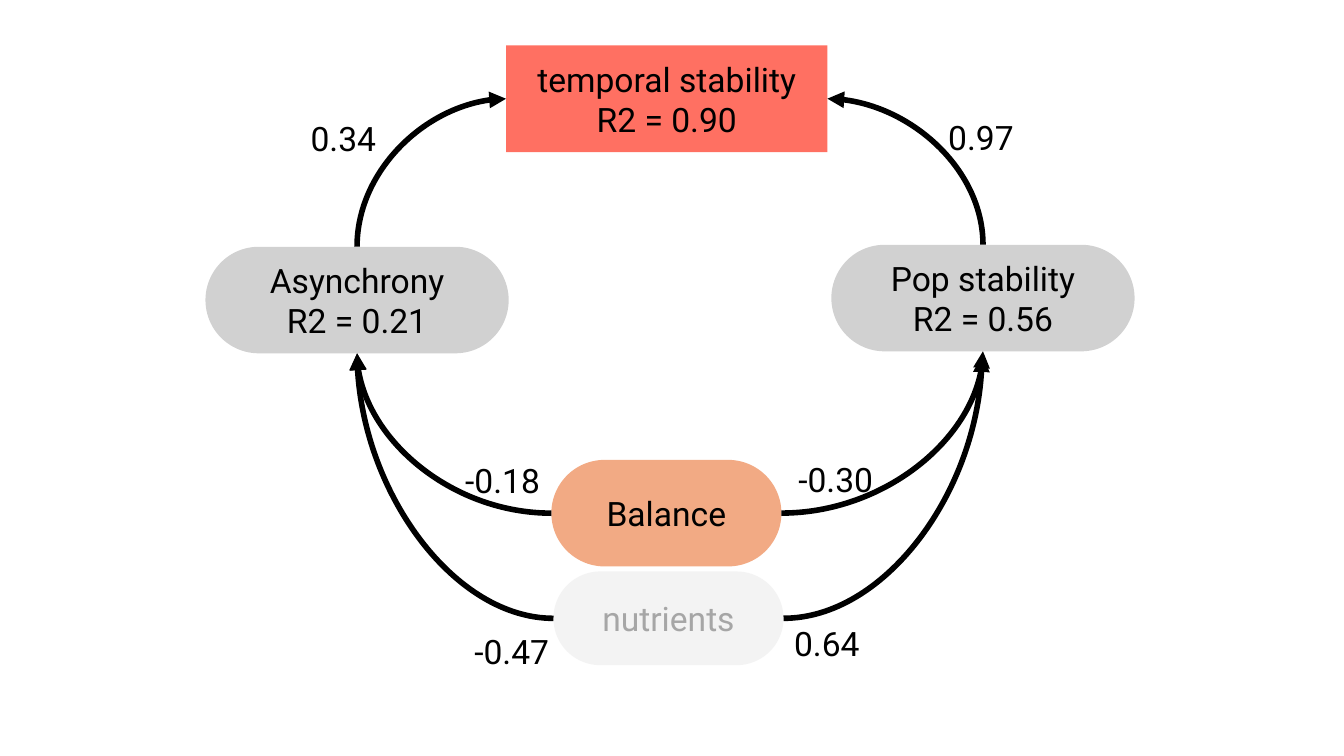
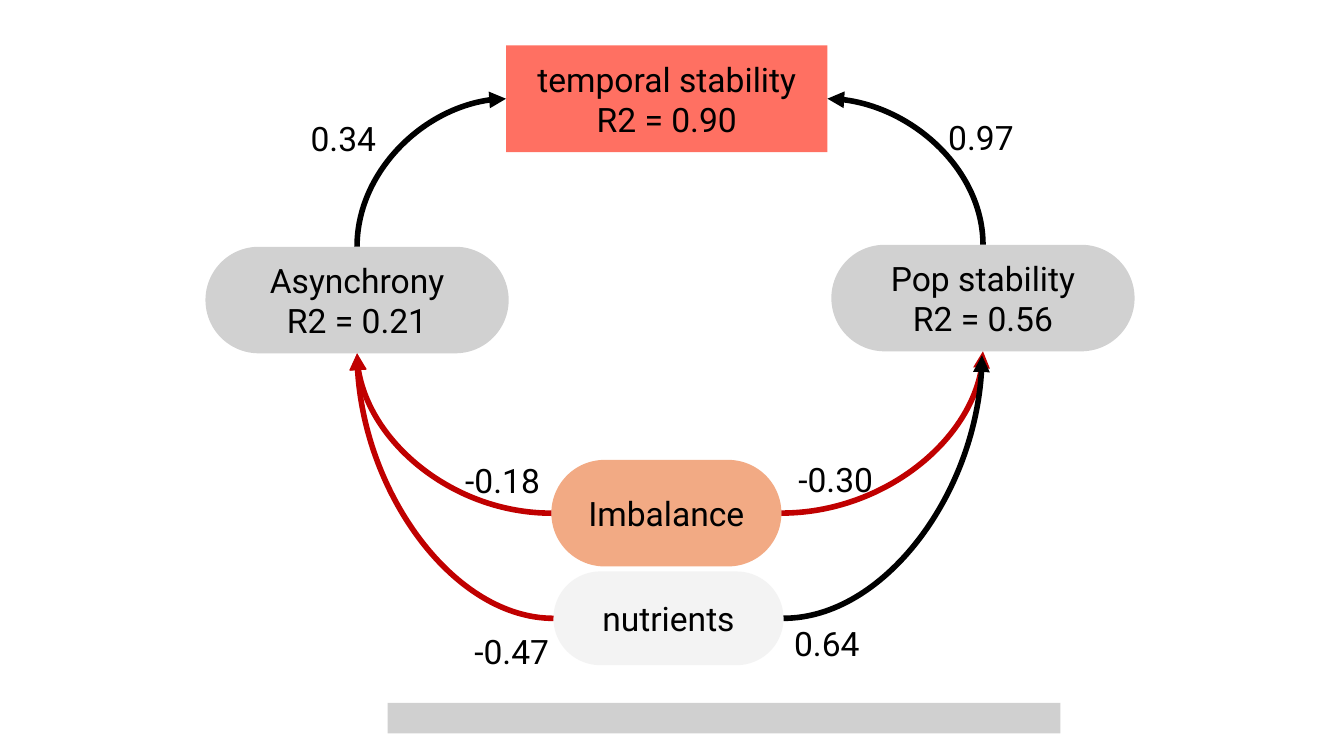
Before and after one commit to Xpan22/Response-div-stability-competitive-communities, a slide deck: slide 1 of SEM_3.pptx. Drawn at 1344x756 pixels with LibreOffice and Linux fonts; fonts in the diff are those of the drawing; grey boxes stand for pictures. Boxes give left, top, right and bottom in pixels: in the first picture for what was removed or moved away, otherwise in the second. Text is boxed around its words. In the diff, an @@ line names an element or a change of style, - is before the commit and + after.

```diff
--- a/SEM_3.pptx
+++ b/SEM_3.pptx
@@ curved arrow (552, 513) - (357, 353): stroke #000000 4 pt to #C00000 4 pt @@
@@ curved arrow (554, 618) - (357, 353): stroke #000000 4 pt to #C00000 4 pt @@
@@ curved arrow (781, 513) - (983, 352): stroke #000000 4 pt to #C00000 4 pt @@
@@ text in rounded rectangle at [588, 500, 744, 527]: text changed @@
-Balance
+Imbalance
@@ rounded rectangle "nutrients" at [554, 572, 783, 665]: text colour #A6A6A6 to #000000 @@
@@ picture added at [388, 703, 1061, 733] @@
```
Also in this commit, not shown: 6 other files.
